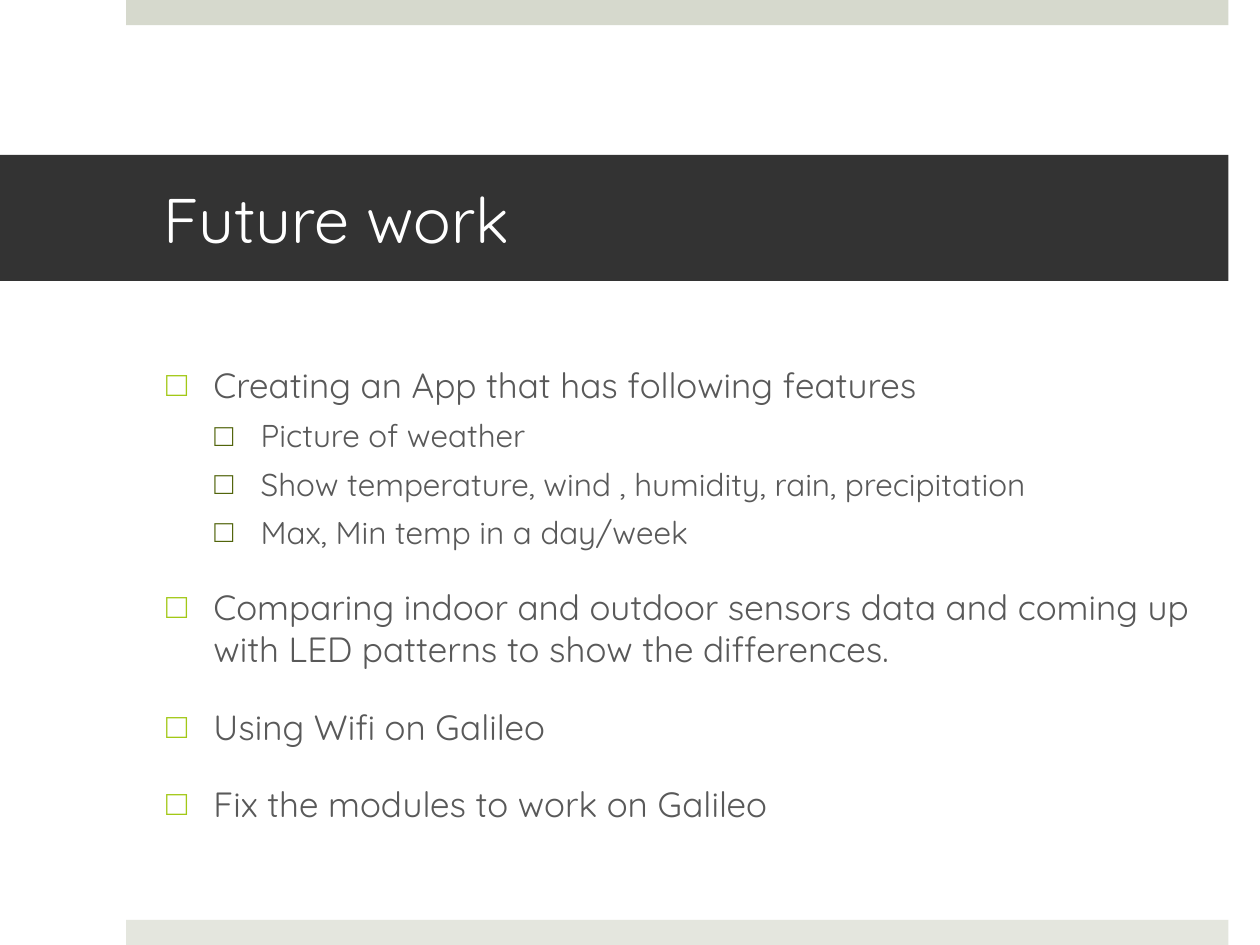
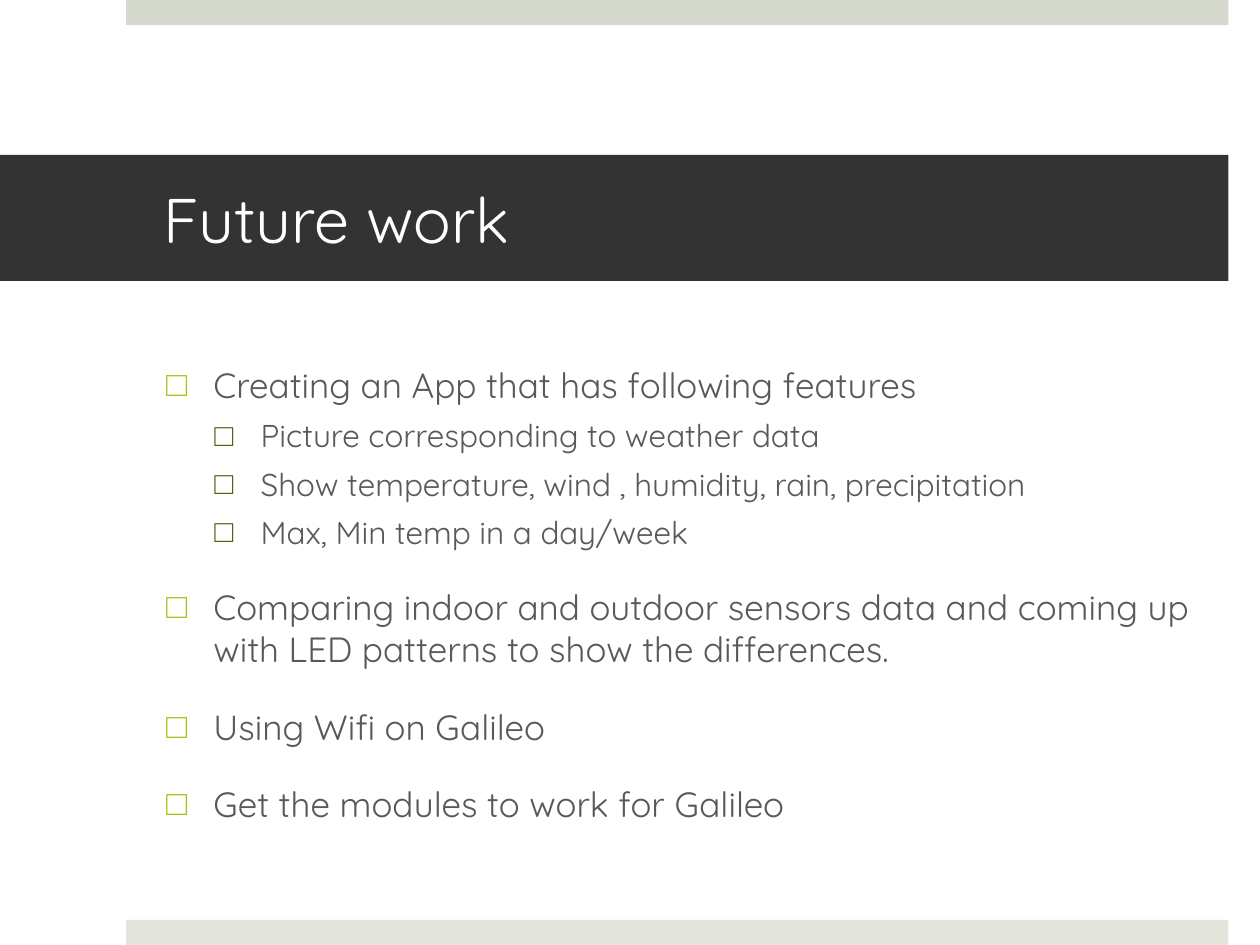
Before and after one commit to sasmita/QuantumLight, a slide deck: slide 19 of QL_Presentation1.pptx. Drawn at 1260x945 pixels with LibreOffice and Linux fonts; fonts in the diff are those of the drawing. Boxes give left, top, right and bottom in pixels: in the first picture for what was removed or moved away, otherwise in the second. Text is boxed around its words. In the diff, an @@ line names an element or a change of style, - is before the commit and + after.

```diff
--- a/QL_Presentation1.pptx
+++ b/QL_Presentation1.pptx
@@ text at (261,423,820,454): text changed @@
-  □ Picture of weather
+  □ Picture corresponding to weather data
@@ text at (213,791,785,818): text changed @@
-□ Fix the modules to work on Galileo
+□ Get the modules to work for Galileo
```
Also in this commit, not shown: 3 other slides changed.
